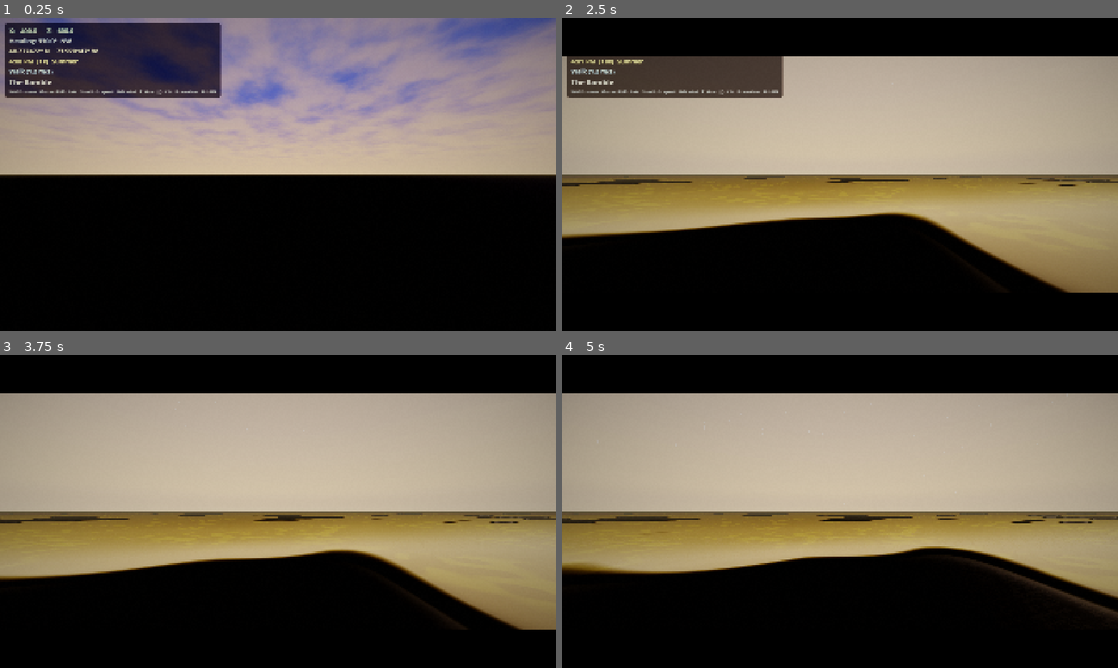
Above: before the commit, frames 1-4 (two rows, left to right).
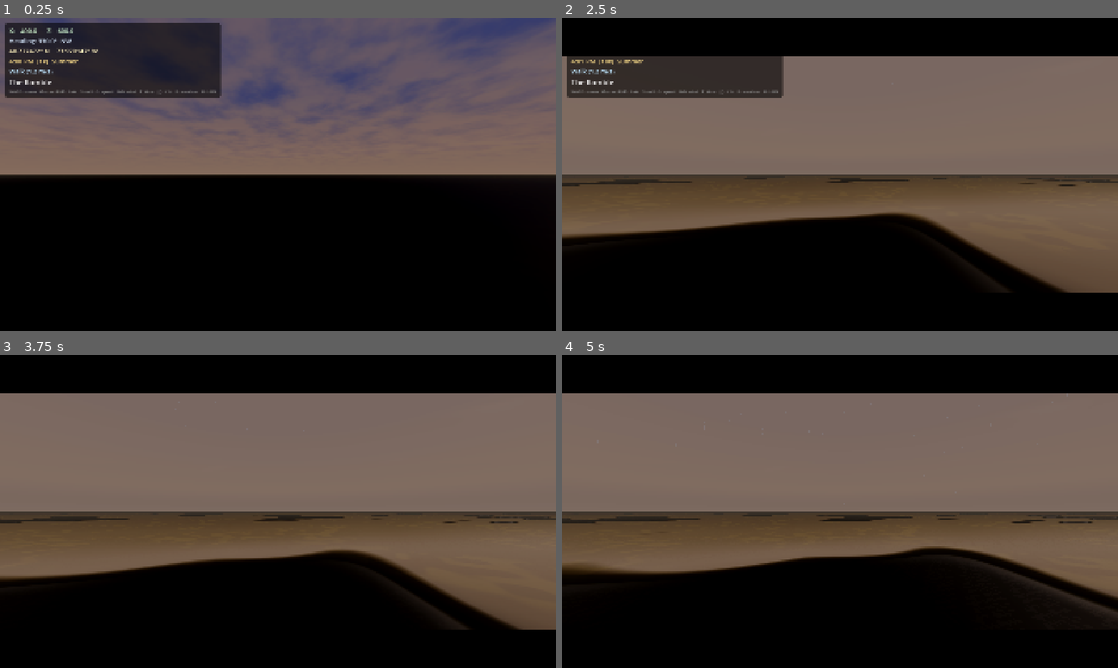
Above: after the commit, the same moments.

Repository: Central-Park-Walk/central-park-walk
Game: Godot game, scene res://main.tscn
Same seed, same stepped clock (60 frames per second), same inputs: the game is played once before the commit and once after it.
Inputs (mouse positions are in pixels of both pictures, inside the frame that each line leads up to):
- Up to frame 1 (0.25 s): no input
- Up to frame 2 (2.5 s): tap Enter at 0.5, 2 s; move the mouse to (962, 158) at 0.52 s; hold D 0.53-1.28 s; tap T at 0.6 s; click (962, 158) at 0.67 s; tap Space at 1.25 s; move the mouse to (728, 190) at 1.27 s; hold S 1.28-2.03 s; tap L at 1.35 s; move the mouse to (895, 105) at 2.02 s; hold D from 2.03 s (still down); tap P at 2.1 s
- Up to frame 3 (3.75 s): move the mouse to (250, 574) at 2.77 s; release D at 2.78 s; hold W 2.78-3.53 s; tap G at 2.85 s; click (250, 574) at 2.92 s; move the mouse to (444, 558) at 3.52 s; hold A from 3.53 s (still down); tap H at 3.6 s
- Up to frame 4 (5 s): keep holding A; move the mouse to (673, 464) at 4.27 s; tap 9 at 4.35 s

The runs differ from the first frame. In frame 1, 41% of the frame differs, in the area x 0-100%, y 0-50%; in frame 2, 53%; in frame 3, 58%, in the area x 0-100%, y 12-88%; in frame 4, 54%.

Commit message:
Post-fx test 8 result: color grade amplifies water specular into orbs
The color grade S-curve + highlight tinting makes SpotLight3D specular
flashes on animated water waves more visible. Disabled for now.

Test results summary:
  filmic tonemap  — clean
  fog             — clean
  SSAO            — clean
  SSIL            — BLIPS (yellow shields, temporal accumulation)
  adjustment      — clean
  volumetric fog  — clean
  glow            — BLIPS (white orbs, blooms spotlight-lit flicker)
  color grade     — BLIPS (water specular orbs from spotlight energy)

Root cause: SpotLight3D energy 110 is too high. It creates extreme
brightness on directly-lit surfaces that multiple post-processing
effects then amplify into visible artifacts.

Co-Authored-By: Claude Opus 4.6 <noreply@anthropic.com>

Diff:
--- a/main.gd
+++ b/main.gd
@@ -201,7 +201,7 @@
 	if _park_loader and _park_loader.boundary_polygon.size() > 2:
 		_player.boundary_polygon = _park_loader.boundary_polygon
 	_setup_hud()
-	_setup_color_grade()  # TEST 8: color grade shader
+	#_setup_color_grade()  # causes orbs on water (amplifies spotlight specular)
 	_setup_letterbox()
 	if not _terrain_only:
 		_setup_lamp_lights()
